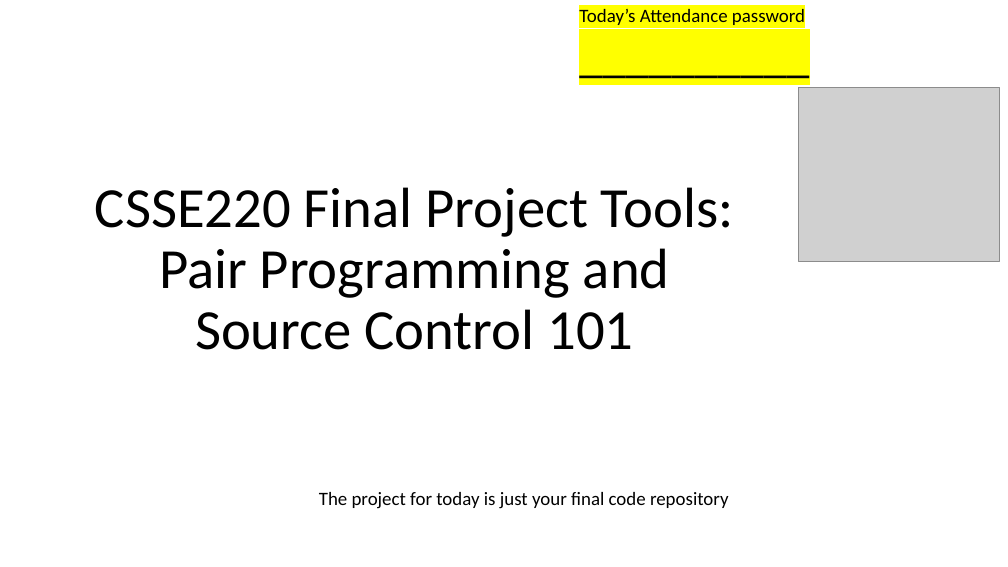
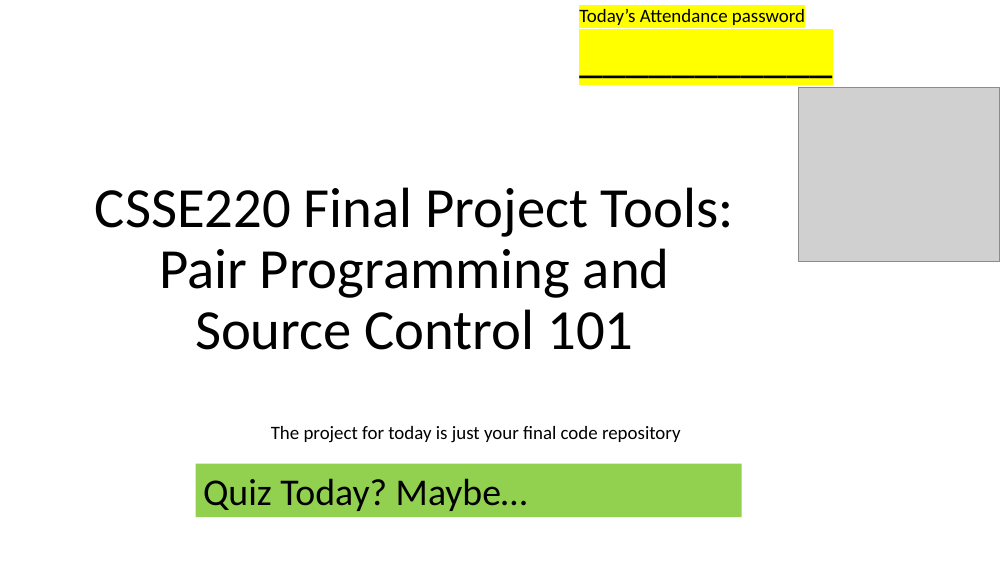
Before and after one commit to RHIT-CSSE/csse220, a slide deck: slide 1 of ClassMaterials/PairProgrammingAndSourceControl/Part1-PairProgramming.pptx. Drawn at 1008x567 pixels with LibreOffice and Linux fonts; fonts in the diff are those of the drawing; grey boxes stand for pictures. Boxes give left, top, right and bottom in pixels: in the first picture for what was removed or moved away, otherwise in the second. Text is boxed around its words. In the diff, an @@ line names an element or a change of style, - is before the commit and + after.

```diff
--- a/ClassMaterials/PairProgrammingAndSourceControl/Part1-PairProgramming.pptx
+++ b/ClassMaterials/PairProgrammingAndSourceControl/Part1-PairProgramming.pptx
@@ text at (579,9,805,25): text changed @@
-__________
+___________
@@ text "The project for today is ...": place and size @@
-text "The project for today is ..." at (319,492,729,509)
+text "The project for today is ..." at (271,426,681,443)
@@ rectangle added at (196,464,742,517), fill #92D050, 36 pt, text #000000 @@
+Quiz Today? Maybe…
```
Also in this commit, not shown: 4 other files.
